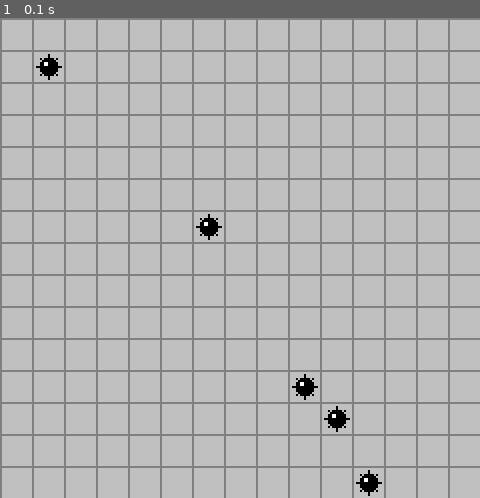
Above: before the commit, frame 1.
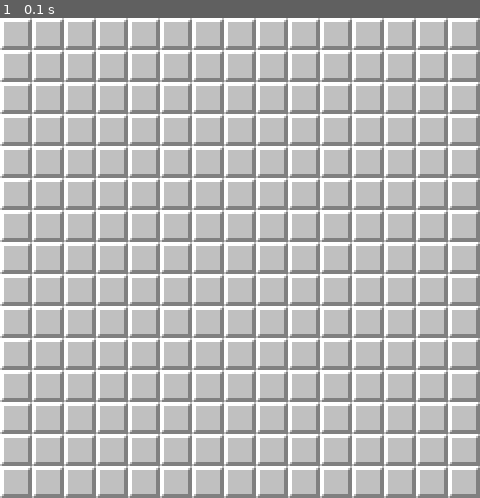
Above: after the commit, the same moment.

Repository: multizloy/Minesweeper-with-pygame
Game: pygame game, started from main.py
Same seed, same stepped clock (60 frames per second), same inputs: the game is played once before the commit and once after it.
Inputs:
- Up to frame 1 (0.1 s): no input

The runs differ from the first frame. In frame 1, 44% of the frame differs, in the area x 0-100%, y 0-100%.

Commit message:
написал команду для рисования закрытой\открытой\флажка клетки

Diff:
--- a/settings.py
+++ b/settings.py
@@ -18,7 +18,7 @@
 TILESIZE = 32
 ROWS = 15
 COLS = 15
-AMOUNT_MINES = 5
+AMOUNT_MINES = 40
 WIDTH = TILESIZE * ROWS
 HEIGHT = TILESIZE * COLS
 FPS = 60
--- a/sprites.py
+++ b/sprites.py
@@ -20,9 +20,12 @@
         self.flagged = flagged
 
     def draw(self, boardSurface):
-
-        boardSurface.blit(self.image, (self.x, self.y))
-        # boardSurface.blit(tileUnknown, (self.x, self.y))
+        if not self.flagged and self.revealed:
+            boardSurface.blit(self.image, (self.x, self.y))
+        elif self.flagged and not self.revealed:
+            boardSurface.blit(tileFlag, (self.x, self.y))
+        elif not self.revealed:
+            boardSurface.blit(tileUnknown, (self.x, self.y))
 
     def __repr__(self):
         return self.type
@@ -36,6 +39,7 @@
             for col in range(COLS)
         ]
         self.placeMines()
+        self.placeClues()
 
     def placeMines(self):
         for _ in range(AMOUNT_MINES):
@@ -49,7 +53,13 @@
                     break
 
     def placeClues(self):
-        pass
+        for x in range(ROWS):
+            for y in range(COLS):
+                if self.boardList[x][y].type != "X":
+                    totalMines = self.checkNeighbors(x, y)
+                    if totalMines > 0:
+                        self.boardList[x][y].image = tileNumber[totalMines - 1]
+                        self.boardList[x][y].type = "C"
 
     @staticmethod
     def isInside(x, y):
